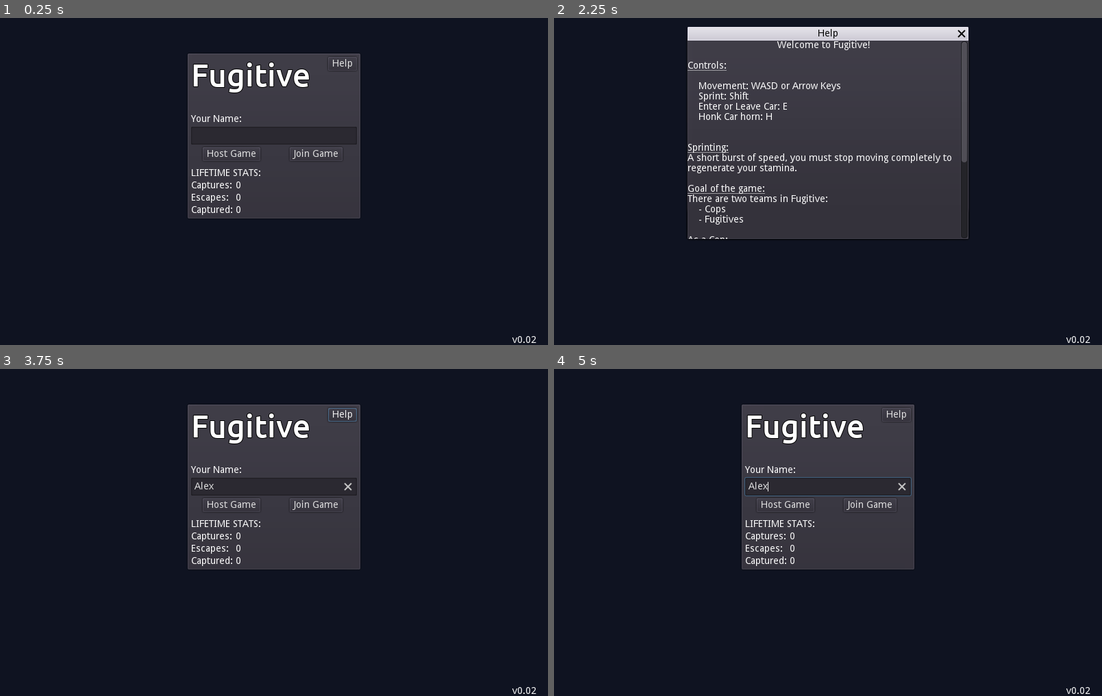
Above: before the commit, frames 1-4 (two rows, left to right).
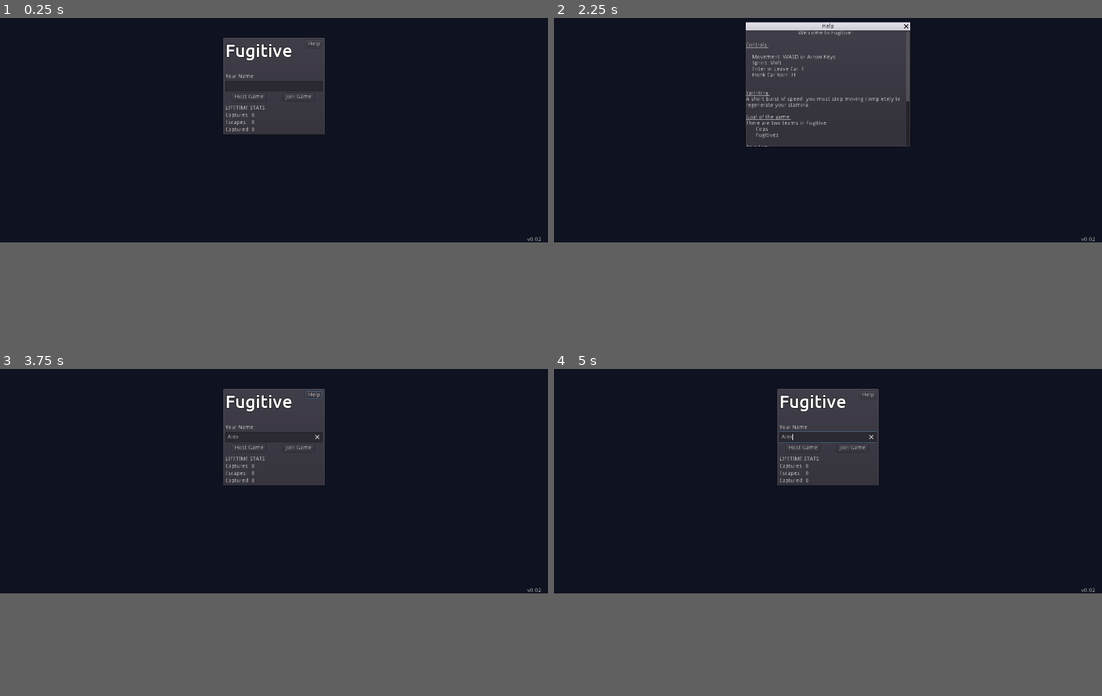
Above: after the commit, the same moments.

Repository: FugitiveTheGame/Fugitive
Game: Godot game, scene res://screens/mainmenu/MainMenu.tscn
Same seed, same stepped clock (60 frames per second), same inputs: the game is played once before the commit and once after it.
Inputs (mouse positions are in pixels of both pictures, inside the frame that each line leads up to):
- Up to frame 1 (0.25 s): no input
- Up to frame 2 (2.25 s): click (828, 135) at 0.52 s; type "Alex" at 0.6 s; click "Host Game" at 1.25 s; click "Help" at 2 s
- Up to frame 3 (3.75 s): click "Join Game" at 2.75 s; tap Enter at 3.5 s; hold Right (ui_right) from 3.53 s (still down); hold H (car_horn) from 3.53 s (still down)
- Up to frame 4 (5 s): release Right (ui_right) at 4.28 s; release H (car_horn) at 4.28 s; hold Down (ui_down) from 4.28 s (still down); tap Shift (sprint) at 4.35 s
In our replay, the window is 800x600 before the commit and 800x450 after it. These sizes can differ from the game's own. Grey fills any space a smaller window leaves; there, only what the larger window draws over its background counts as a difference.

The runs differ from the first frame. In frame 1, 13% of the frame differs, in the area x 34-99%, y 6-100%; in frame 2, 24%, in the area x 24-99%, y 1-100%; in frame 3, 13%; in frame 4, 13%.

Commit message:
Fixed window size
- Zoomed the player camera out a little

Diff:
--- a/actors/hider/Hider.tscn
+++ b/actors/hider/Hider.tscn
@@ -43,7 +43,7 @@
 color = Color( 0.941176, 0.490196, 0.054902, 1 )
 
 [node name="Camera" type="Camera2D" parent="."]
-zoom = Vector2( 1.5, 1.5 )
+zoom = Vector2( 1.75, 1.75 )
 
 [node name="FootStepAudio" type="AudioStreamPlayer2D" parent="."]
 stream = ExtResource( 2 )
--- a/actors/seeker/Seeker.tscn
+++ b/actors/seeker/Seeker.tscn
@@ -50,7 +50,7 @@
 collide_with_areas = true
 
 [node name="Camera" type="Camera2D" parent="."]
-zoom = Vector2( 1.5, 1.5 )
+zoom = Vector2( 1.75, 1.75 )
 
 [node name="FootStepAudio" type="AudioStreamPlayer2D" parent="."]
 stream = ExtResource( 4 )
--- a/project.godot
+++ b/project.godot
@@ -90,7 +90,10 @@
 
 [display]
 
-window/size/width=800
+window/size/width=1366
+window/size/height=768
+window/stretch/mode="2d"
+window/stretch/aspect="expand"
 stretch/aspect="keep"
 stretch/mode="2d"
 
